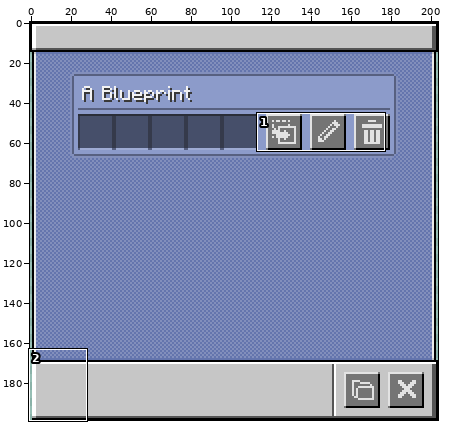
One commit to this pixel-art file: asset-src/blueprint-library-gui.aseprite. Above, an overview of the earlier version with the close-up marked.
Close-up. The starting point:
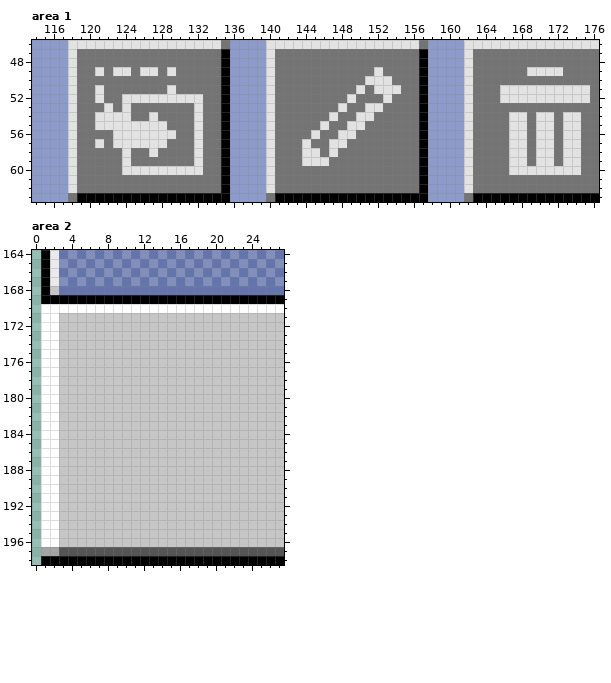
204x199 pixels, 1 frame. Colours within 5 levels of each other are drawn and written as one. Shown: area 1: x 114..176, y 46..63; area 2: x 0..27, y 164..198.
The same view after the edit:
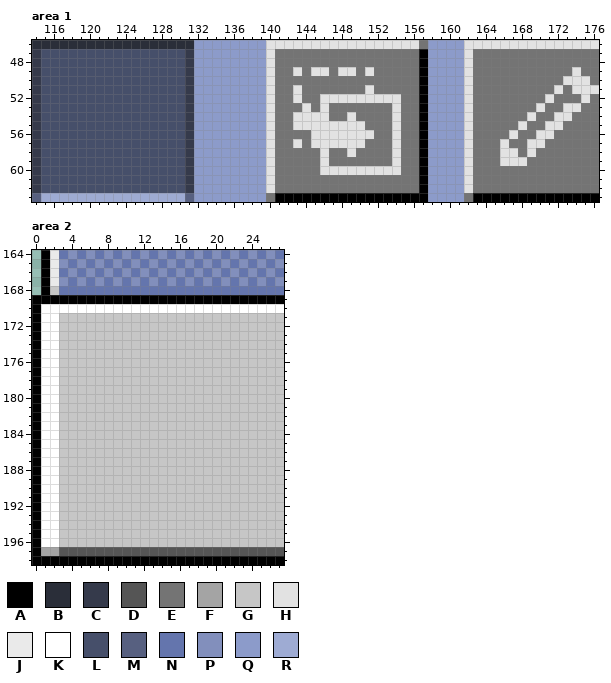
Palette (. is transparent): A #000000  B #2a2e39  C #353a4b  D #555555  E #747474  F #a4a4a4  G #c6c6c6  H #e2e2e2  J #eaeaea  K #ffffff  L #464f6a  M #576080  N #6475ad  P #828fbc  Q #8c9bca  R #9eabd3
Diff:
layer "Item/Action Buttons/Delete" removed
--- area 1
@@ x 114..176 @@
-46 QQQQHHHHHHHHHHHHHHHHHEQQQQHHHHHHHHHHHHHHHHHEQQQQHHHHHHHHHHHHHHH
-47 QQQQHEEEEEEEEEEEEEEEEAQQQQHEEEEEEEEEEEEEEEEAQQQQHEEEEEEEEEEEEEE
-48 QQQQHEEEEEEEEEEEEEEEEAQQQQHEEEEEEEEEEEEEEEEAQQQQHEEEEEEEEEEEEEE
-49 QQQQHEEHEHHEHHEHEEEEEAQQQQHEEEEEEEEEEEHEEEEAQQQQHEEEEEEHHHHEEEE
-50 QQQQHEEEEEEEEEEEEEEEEAQQQQHEEEEEEEEEEHHHEEEAQQQQHEEEEEEEEEEEEEE
-51 QQQQHEEHEEEEEEEHEEEEEAQQQQHEEEEEEEEEHEHHHEEAQQQQHEEEHHHHHHHHHHE
-52 QQQQHEEHEEHHHHHHHHHEEAQQQQHEEEEEEEEHEEEHEEEAQQQQHEEEHHHHHHHHHHE
-53 QQQQHEEEHEHEEEEEEEHEEAQQQQHEEEEEEEHEEHHEEEEAQQQQHEEEEEEEEEEEEEE
-54 QQQQHEEHHHHEEHEEEEHEEAQQQQHEEEEEEHEEHHEEEEEAQQQQHEEEEHHEHHEHHEE
-55 QQQQHEEHHHHHHHHEEEHEEAQQQQHEEEEEHEEHHEEEEEEAQQQQHEEEEHHEHHEHHEE
-56 QQQQHEEEEHHHHHHHEEHEEAQQQQHEEEEHEEHHEEEEEEEAQQQQHEEEEHHEHHEHHEE
-57 QQQQHEEHEHHHHHHEEEHEEAQQQQHEEEHEEHHEEEEEEEEAQQQQHEEEEHHEHHEHHEE
-58 QQQQHEEEEEHEEHEEEEHEEAQQQQHEEEHHEHEEEEEEEEEAQQQQHEEEEHHEHHEHHEE
-59 QQQQHEEEEEHEEEEEEEHEEAQQQQHEEEHHHEEEEEEEEEEAQQQQHEEEEHHEHHEHHEE
-60 QQQQHEEEEEHHHHHHHHHEEAQQQQHEEEEEEEEEEEEEEEEAQQQQHEEEEHHHHHHHHEE
-61 QQQQHEEEEEEEEEEEEEEEEAQQQQHEEEEEEEEEEEEEEEEAQQQQHEEEEEEEEEEEEEE
-62 QQQQHEEEEEEEEEEEEEEEEAQQQQHEEEEEEEEEEEEEEEEAQQQQHEEEEEEEEEEEEEE
-63 QQQQEAAAAAAAAAAAAAAAAAQQQQEAAAAAAAAAAAAAAAAAQQQQEAAAAAAAAAAAAAA
+46 BBBBBBBBBBBBBBBBBBQQQQQQQQHHHHHHHHHHHHHHHHHEQQQQHHHHHHHHHHHHHHH
+47 CLLLLLLLLLLLLLLLLCQQQQQQQQHEEEEEEEEEEEEEEEEAQQQQHEEEEEEEEEEEEEE
+48 CLLLLLLLLLLLLLLLLCQQQQQQQQHEEEEEEEEEEEEEEEEAQQQQHEEEEEEEEEEEEEE
+49 CLLLLLLLLLLLLLLLLCQQQQQQQQHEEHEHHEHHEHEEEEEAQQQQHEEEEEEEEEEEHEE
+50 CLLLLLLLLLLLLLLLLCQQQQQQQQHEEEEEEEEEEEEEEEEAQQQQHEEEEEEEEEEHHHE
+51 CLLLLLLLLLLLLLLLLCQQQQQQQQHEEHEEEEEEEHEEEEEAQQQQHEEEEEEEEEHEHHH
+52 CLLLLLLLLLLLLLLLLCQQQQQQQQHEEHEEHHHHHHHHHEEAQQQQHEEEEEEEEHEEEHE
+53 CLLLLLLLLLLLLLLLLCQQQQQQQQHEEEHEHEEEEEEEHEEAQQQQHEEEEEEEHEEHHEE
+54 CLLLLLLLLLLLLLLLLCQQQQQQQQHEEHHHHEEHEEEEHEEAQQQQHEEEEEEHEEHHEEE
+55 CLLLLLLLLLLLLLLLLCQQQQQQQQHEEHHHHHHHHEEEHEEAQQQQHEEEEEHEEHHEEEE
+56 CLLLLLLLLLLLLLLLLCQQQQQQQQHEEEEHHHHHHHEEHEEAQQQQHEEEEHEEHHEEEEE
+57 CLLLLLLLLLLLLLLLLCQQQQQQQQHEEHEHHHHHHEEEHEEAQQQQHEEEHEEHHEEEEEE
+58 CLLLLLLLLLLLLLLLLCQQQQQQQQHEEEEEHEEHEEEEHEEAQQQQHEEEHHEHEEEEEEE
+59 CLLLLLLLLLLLLLLLLCQQQQQQQQHEEEEEHEEEEEEEHEEAQQQQHEEEHHHEEEEEEEE
+60 CLLLLLLLLLLLLLLLLCQQQQQQQQHEEEEEHHHHHHHHHEEAQQQQHEEEEEEEEEEEEEE
+61 CLLLLLLLLLLLLLLLLCQQQQQQQQHEEEEEEEEEEEEEEEEAQQQQHEEEEEEEEEEEEEE
+62 CLLLLLLLLLLLLLLLLCQQQQQQQQHEEEEEEEEEEEEEEEEAQQQQHEEEEEEEEEEEEEE
+63 MRRRRRRRRRRRRRRRRMQQQQQQQQEAAAAAAAAAAAAAAAAAQQQQEAAAAAAAAAAAAAA
--- area 2, layer "Window"
@@ x 0..2 @@
 168 .AG
-169 .AA
-170 .KK
-171 .KK
-172 .KK
-173 .KK
-174 .KK
-175 .KK
-176 .KK
-177 .KK
-178 .KK
-179 .KK
-180 .KK
-181 .KK
-182 .KK
-183 .KK
-184 .KK
-185 .KK
-186 .KK
-187 .KK
-188 .KK
-189 .KK
-190 .KK
-191 .KK
-192 .KK
-193 .KK
-194 .KK
-195 .KK
-196 .KK
-197 .FF
-198 .AA
+169 AAA
+170 AKK
+171 AKK
+172 AKK
+173 AKK
+174 AKK
+175 AKK
+176 AKK
+177 AKK
+178 AKK
+179 AKK
+180 AKK
+181 AKK
+182 AKK
+183 AKK
+184 AKK
+185 AKK
+186 AKK
+187 AKK
+188 AKK
+189 AKK
+190 AKK
+191 AKK
+192 AKK
+193 AKK
+194 AKK
+195 AKK
+196 AKK
+197 AFF
+198 AAA
Boxes around the changes in both close-ups, in picture pixels (x1, y1, x2, y2):
changed: (32, 40, 230, 202)
changed: (293, 67, 401, 175)
changed: (500, 67, 599, 175)
added: (32, 295, 41, 565)
